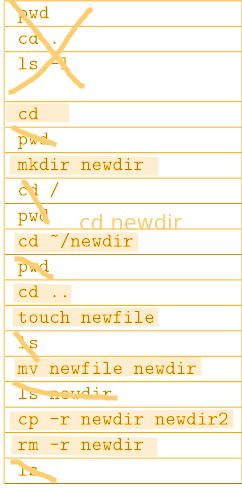
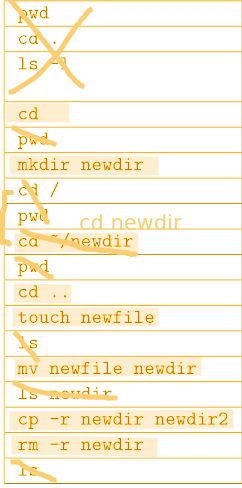
Layers edited between the first and the second 242px x 488px image:
painted on "_2021-10-31-13-34-35.png" over <box>0,190,138,257</box>
